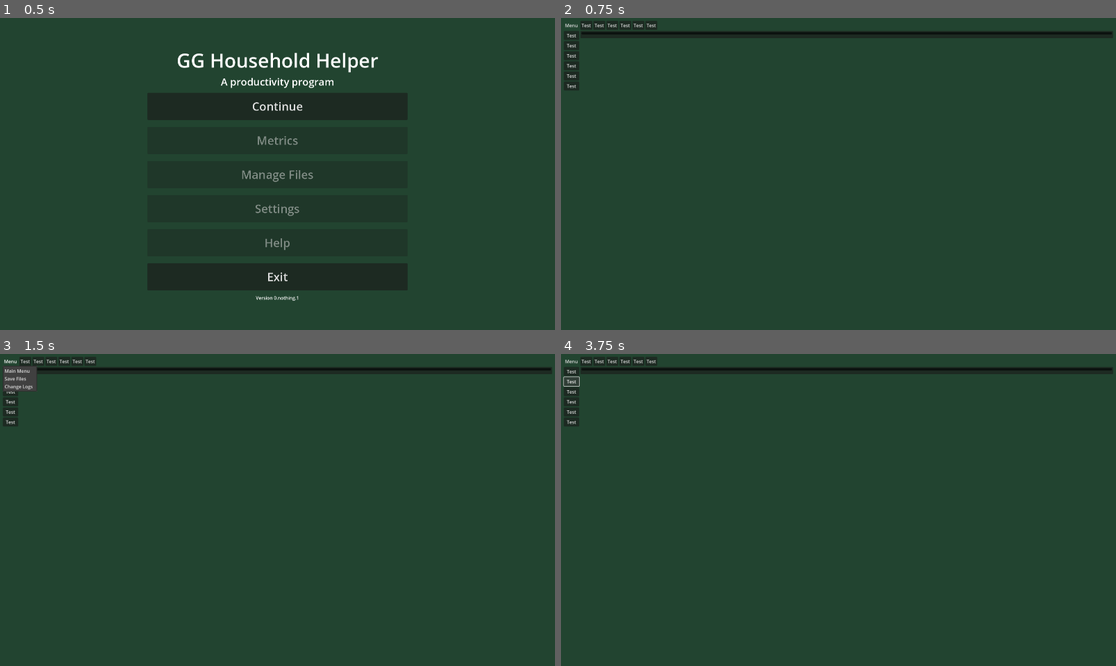
Above: before the commit, frames 1-4 (two rows, left to right).
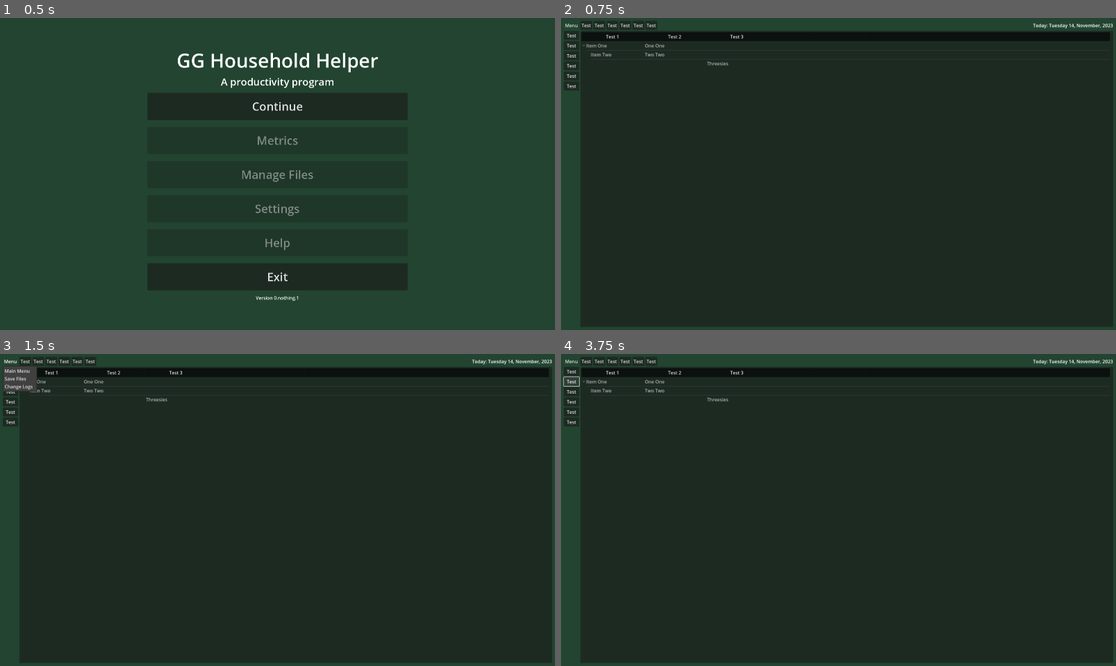
Above: after the commit, the same moments.

Repository: Phoenix-Greenleaf/GG-Household-Helper
Game: Godot game, scene res://scenes/screens/main_menu.tscn
The game is run twice, just before and just after one commit, with the same random seed, the same clock (stepped at 60 frames per second) and the same inputs.
Inputs:
- Up to frame 1 (0.5 s): no input
- Up to frame 2 (0.75 s): click "Continue" at 0.5 s
- Up to frame 3 (1.5 s): click "Menu" at 1.25 s
- Up to frame 4 (3.75 s): click "Test" at 2 s; click "Continue" at 2.75 s; click "Test" at 3.5 s

Frame 1 is identical in both runs. In frame 2, 89% of the frame differs, in the area x 3-100%, y 1-99%; in frame 3, 89%; in frame 4, 89%.

Commit message:
Tackled trees and time
There is now a working tree being used for a table, and a current date using Time. Very Proud

Diff:
--- /dev/null
+++ b/data/screens/table_tree.gd
@@ -0,0 +1,42 @@
+extends Tree
+
+
+func _ready() -> void:
+	create_new_blank_tree()
+
+
+
+
+
+
+
+func create_new_blank_tree() -> void:
+	var item_one = create_item()
+	item_one.set_text(0, "Item One")
+	item_one.set_text(1, "One One")
+
+	var item_two = create_item(item_one)
+	item_two.set_text(0, "Item Two")
+	item_two.set_text(1, "Two Two")
+
+	var item_three = create_item()
+	item_three.set_text(2, "Threesies")
+
+	set_column_title(0, "Test 1")
+	set_column_title(1, "Test 2")
+	set_column_title(2, "Test 3")
+
+
+func delete_current_tree() -> void:
+	clear()
+
+
+func _on_cell_selected() -> void:
+	var selected_cell = get_selected()
+	var selected_cell_column = get_selected_column()
+	print(selected_cell.get_text(selected_cell_column))
+
+
+func _on_column_title_clicked(column: int, _mouse_button_index: int) -> void:
+	var selected_column = get_column_title(column)
+	print(selected_column)
--- a/scenes/screens/editor.tscn
+++ b/scenes/screens/editor.tscn
@@ -1,6 +1,7 @@
-[gd_scene load_steps=2 format=3 uid="uid://dcunatisg8ibr"]
+[gd_scene load_steps=3 format=3 uid="uid://dcunatisg8ibr"]
 
 [ext_resource type="Script" path="res://scripts/screens/editor.gd" id="1_4kg36"]
+[ext_resource type="Script" path="res://data/screens/table_tree.gd" id="2_445hx"]
 
 [node name="Editor" type="Control"]
 layout_mode = 3
@@ -13,13 +14,13 @@
 size_flags_vertical = 3
 script = ExtResource("1_4kg36")
 
-[node name="Background ColorRect" type="ColorRect" parent="."]
+[node name="BackgroundColorRect" type="ColorRect" parent="."]
 layout_mode = 0
 offset_right = 1920.0
 offset_bottom = 1080.0
 color = Color(0.133333, 0.266667, 0.188235, 1)
 
-[node name="Main Margin" type="MarginContainer" parent="."]
+[node name="MainMargin" type="MarginContainer" parent="."]
 layout_mode = 1
 anchors_preset = 15
 anchor_right = 1.0
@@ -31,14 +32,14 @@
 theme_override_constants/margin_right = 10
 theme_override_constants/margin_bottom = 10
 
-[node name="Main HBox" type="HBoxContainer" parent="Main Margin"]
+[node name="MainHBox" type="HBoxContainer" parent="MainMargin"]
 layout_mode = 2
 
-[node name="Side Menu VBox" type="VBoxContainer" parent="Main Margin/Main HBox"]
+[node name="SideMenuVBox" type="VBoxContainer" parent="MainMargin/MainHBox"]
 layout_mode = 2
 size_flags_horizontal = 0
 
-[node name="Menu Button" type="MenuButton" parent="Main Margin/Main HBox/Side Menu VBox"]
+[node name="MenuButton" type="MenuButton" parent="MainMargin/MainHBox/SideMenuVBox"]
 layout_mode = 2
 text = "Menu"
 item_count = 3
@@ -49,63 +50,74 @@
 popup/item_2/text = "Change Logs"
 popup/item_2/id = 2
 
-[node name="Button" type="Button" parent="Main Margin/Main HBox/Side Menu VBox"]
+[node name="Button" type="Button" parent="MainMargin/MainHBox/SideMenuVBox"]
 layout_mode = 2
 text = "Test"
 
-[node name="Button2" type="Button" parent="Main Margin/Main HBox/Side Menu VBox"]
+[node name="Button2" type="Button" parent="MainMargin/MainHBox/SideMenuVBox"]
 layout_mode = 2
 text = "Test"
 
-[node name="Button3" type="Button" parent="Main Margin/Main HBox/Side Menu VBox"]
+[node name="Button3" type="Button" parent="MainMargin/MainHBox/SideMenuVBox"]
 layout_mode = 2
 text = "Test"
 
-[node name="Button4" type="Button" parent="Main Margin/Main HBox/Side Menu VBox"]
+[node name="Button4" type="Button" parent="MainMargin/MainHBox/SideMenuVBox"]
 layout_mode = 2
 text = "Test"
 
-[node name="Button5" type="Button" parent="Main Margin/Main HBox/Side Menu VBox"]
+[node name="Button5" type="Button" parent="MainMargin/MainHBox/SideMenuVBox"]
 layout_mode = 2
 text = "Test"
 
-[node name="Button6" type="Button" parent="Main Margin/Main HBox/Side Menu VBox"]
+[node name="Button6" type="Button" parent="MainMargin/MainHBox/SideMenuVBox"]
 layout_mode = 2
 text = "Test"
 
-[node name="NonSide VBox" type="VBoxContainer" parent="Main Margin/Main HBox"]
+[node name="NonSideVBox" type="VBoxContainer" parent="MainMargin/MainHBox"]
 layout_mode = 2
 size_flags_horizontal = 3
 
-[node name="Top Menu HBox" type="HBoxContainer" parent="Main Margin/Main HBox/NonSide VBox"]
+[node name="TopMenuHBox" type="HBoxContainer" parent="MainMargin/MainHBox/NonSideVBox"]
 layout_mode = 2
 size_flags_horizontal = 3
 size_flags_vertical = 0
 
-[node name="Button" type="Button" parent="Main Margin/Main HBox/NonSide VBox/Top Menu HBox"]
+[node name="Button" type="Button" parent="MainMargin/MainHBox/NonSideVBox/TopMenuHBox"]
 layout_mode = 2
 text = "Test"
 
-[node name="Button2" type="Button" parent="Main Margin/Main HBox/NonSide VBox/Top Menu HBox"]
+[node name="Button2" type="Button" parent="MainMargin/MainHBox/NonSideVBox/TopMenuHBox"]
 layout_mode = 2
 text = "Test"
 
-[node name="Button3" type="Button" parent="Main Margin/Main HBox/NonSide VBox/Top Menu HBox"]
+[node name="Button3" type="Button" parent="MainMargin/MainHBox/NonSideVBox/TopMenuHBox"]
 layout_mode = 2
 text = "Test"
 
-[node name="Button4" type="Button" parent="Main Margin/Main HBox/NonSide VBox/Top Menu HBox"]
+[node name="Button4" type="Button" parent="MainMargin/MainHBox/NonSideVBox/TopMenuHBox"]
 layout_mode = 2
 text = "Test"
 
-[node name="Button5" type="Button" parent="Main Margin/Main HBox/NonSide VBox/Top Menu HBox"]
+[node name="Button5" type="Button" parent="MainMargin/MainHBox/NonSideVBox/TopMenuHBox"]
 layout_mode = 2
 text = "Test"
 
-[node name="Button6" type="Button" parent="Main Margin/Main HBox/NonSide VBox/Top Menu HBox"]
+[node name="Button6" type="Button" parent="MainMargin/MainHBox/NonSideVBox/TopMenuHBox"]
 layout_mode = 2
 text = "Test"
 
-[node name="Tree" type="Tree" parent="Main Margin/Main HBox/NonSide VBox"]
+[node name="CurrentDateLabel" type="Label" parent="MainMargin/MainHBox/NonSideVBox/TopMenuHBox"]
 layout_mode = 2
+size_flags_horizontal = 10
+text = "Date Goes Here"
+
+[node name="TableTree" type="Tree" parent="MainMargin/MainHBox/NonSideVBox"]
+layout_mode = 2
+size_flags_vertical = 3
+columns = 10
 column_titles_visible = true
+script = ExtResource("2_445hx")
+
+[connection signal="cell_selected" from="MainMargin/MainHBox/NonSideVBox/TableTree" to="MainMargin/MainHBox/NonSideVBox/TableTree" method="_on_cell_selected"]
+[connection signal="column_title_clicked" from="MainMargin/MainHBox/NonSideVBox/TableTree" to="MainMargin/MainHBox/NonSideVBox/TableTree" method="_on_column_title_clicked"]
--- a/scenes/screens/main_menu.tscn
+++ b/scenes/screens/main_menu.tscn
@@ -2,7 +2,7 @@
 
 [ext_resource type="Script" path="res://scripts/screens/main_menu.gd" id="1_rl0tp"]
 
-[node name="Main Menu" type="Control"]
+[node name="MainMenu" type="Control"]
 layout_mode = 3
 anchors_preset = 15
 anchor_right = 1.0
@@ -13,13 +13,13 @@
 script = ExtResource("1_rl0tp")
 metadata/_edit_use_anchors_ = true
 
-[node name="Background ColorRect" type="ColorRect" parent="."]
+[node name="BackgroundColorRect" type="ColorRect" parent="."]
 layout_mode = 2
 offset_right = 1920.0
 offset_bottom = 1080.0
 color = Color(0.133333, 0.266667, 0.188235, 1)
 
-[node name="Main Margin" type="MarginContainer" parent="."]
+[node name="MainMargin" type="MarginContainer" parent="."]
 layout_mode = 1
 anchors_preset = 15
 anchor_right = 1.0
@@ -31,36 +31,36 @@
 theme_override_constants/margin_right = 100
 theme_override_constants/margin_bottom = 100
 
-[node name="Main VBox" type="VBoxContainer" parent="Main Margin"]
+[node name="MainVBox" type="VBoxContainer" parent="MainMargin"]
 layout_mode = 2
 
-[node name="Title VBox" type="VBoxContainer" parent="Main Margin/Main VBox"]
+[node name="TitleVBox" type="VBoxContainer" parent="MainMargin/MainVBox"]
 layout_mode = 2
 alignment = 1
 
-[node name="Main Label" type="Label" parent="Main Margin/Main VBox/Title VBox"]
+[node name="MainLabel" type="Label" parent="MainMargin/MainVBox/TitleVBox"]
 layout_mode = 2
 theme_override_font_sizes/font_size = 67
 text = "GG Household Helper"
 horizontal_alignment = 1
 vertical_alignment = 2
 
-[node name="Secondary Label" type="Label" parent="Main Margin/Main VBox/Title VBox"]
+[node name="SecondaryLabel" type="Label" parent="MainMargin/MainVBox/TitleVBox"]
 layout_mode = 2
 theme_override_font_sizes/font_size = 35
 text = "A productivity program"
 horizontal_alignment = 1
 
-[node name="Menu Margin" type="MarginContainer" parent="Main Margin/Main VBox"]
+[node name="MenuMargin" type="MarginContainer" parent="MainMargin/MainVBox"]
 layout_mode = 2
 size_flags_vertical = 3
 theme_override_constants/margin_left = 400
 theme_override_constants/margin_right = 400
 
-[node name="Menu VBox" type="VBoxContainer" parent="Main Margin/Main VBox/Menu Margin"]
+[node name="MenuVBox" type="VBoxContainer" parent="MainMargin/MainVBox/MenuMargin"]
 layout_mode = 2
 
-[node name="Continue Margin" type="MarginContainer" parent="Main Margin/Main VBox/Menu Margin/Menu VBox"]
+[node name="ContinueMargin" type="MarginContainer" parent="MainMargin/MainVBox/MenuMargin/MenuVBox"]
 layout_mode = 2
 size_flags_vertical = 3
 theme_override_constants/margin_left = 10
@@ -68,12 +68,12 @@
 theme_override_constants/margin_right = 10
 theme_override_constants/margin_bottom = 10
 
-[node name="New Continue Button" type="Button" parent="Main Margin/Main VBox/Menu Margin/Menu VBox/Continue Margin"]
+[node name="NewContinueButton" type="Button" parent="MainMargin/MainVBox/MenuMargin/MenuVBox/ContinueMargin"]
 layout_mode = 2
 theme_override_font_sizes/font_size = 40
 text = "Continue"
 
-[node name="Metrics Margin" type="MarginContainer" parent="Main Margin/Main VBox/Menu Margin/Menu VBox"]
+[node name="MetricsMargin" type="MarginContainer" parent="MainMargin/MainVBox/MenuMargin/MenuVBox"]
 layout_mode = 2
 size_flags_vertical = 3
 theme_override_constants/margin_left = 10
@@ -81,13 +81,13 @@
 theme_override_constants/margin_right = 10
 theme_override_constants/margin_bottom = 10
 
-[node name="Metrics Button" type="Button" parent="Main Margin/Main VBox/Menu Margin/Menu VBox/Metrics Margin"]
+[node name="MetricsButton" type="Button" parent="MainMargin/MainVBox/MenuMargin/MenuVBox/MetricsMargin"]
 layout_mode = 2
 theme_override_font_sizes/font_size = 40
 disabled = true
 text = "Metrics"
 
-[node name="Manage Margin" type="MarginContainer" parent="Main Margin/Main VBox/Menu Margin/Menu VBox"]
+[node name="ManageMargin" type="MarginContainer" parent="MainMargin/MainVBox/MenuMargin/MenuVBox"]
 layout_mode = 2
 size_flags_vertical = 3
 theme_override_constants/margin_left = 10
@@ -95,13 +95,13 @@
 theme_override_constants/margin_right = 10
 theme_override_constants/margin_bottom = 10
 
-[node name="Manage Button" type="Button" parent="Main Margin/Main VBox/Menu Margin/Menu VBox/Manage Margin"]
+[node name="ManageButton" type="Button" parent="MainMargin/MainVBox/MenuMargin/MenuVBox/ManageMargin"]
 layout_mode = 2
 theme_override_font_sizes/font_size = 40
 disabled = true
 text = "Manage Files"
 
-[node name="Settings Margin" type="MarginContainer" parent="Main Margin/Main VBox/Menu Margin/Menu VBox"]
+[node name="SettingsMargin" type="MarginContainer" parent="MainMargin/MainVBox/MenuMargin/MenuVBox"]
 layout_mode = 2
 size_flags_vertical = 3
 theme_override_constants/margin_left = 10
@@ -109,13 +109,13 @@
 theme_override_constants/margin_right = 10
 theme_override_constants/margin_bottom = 10
 
-[node name="Settings Button" type="Button" parent="Main Margin/Main VBox/Menu Margin/Menu VBox/Settings Margin"]
+[node name="SettingsButton" type="Button" parent="MainMargin/MainVBox/MenuMargin/MenuVBox/SettingsMargin"]
 layout_mode = 2
 theme_override_font_sizes/font_size = 40
 disabled = true
 text = "Settings"
 
-[node name="Help Margin" type="MarginContainer" parent="Main Margin/Main VBox/Menu Margin/Menu VBox"]
+[node name="HelpMargin" type="MarginContainer" parent="MainMargin/MainVBox/MenuMargin/MenuVBox"]
 layout_mode = 2
 size_flags_vertical = 3
 theme_override_constants/margin_left = 10
@@ -123,13 +123,13 @@
 theme_override_constants/margin_right = 10
 theme_override_constants/margin_bottom = 10
 
-[node name="Help Button" type="Button" parent="Main Margin/Main VBox/Menu Margin/Menu VBox/Help Margin"]
+[node name="HelpButton" type="Button" parent="MainMargin/MainVBox/MenuMargin/MenuVBox/HelpMargin"]
 layout_mode = 2
 theme_override_font_sizes/font_size = 40
 disabled = true
 text = "Help"
 
-[node name="Exit Margin" type="MarginContainer" parent="Main Margin/Main VBox/Menu Margin/Menu VBox"]
+[node name="ExitMargin" type="MarginContainer" parent="MainMargin/MainVBox/MenuMargin/MenuVBox"]
 layout_mode = 2
 size_flags_vertical = 3
 theme_override_constants/margin_left = 10
@@ -137,15 +137,15 @@
 theme_override_constants/margin_right = 10
 theme_override_constants/margin_bottom = 10
 
-[node name="Exit Button" type="Button" parent="Main Margin/Main VBox/Menu Margin/Menu VBox/Exit Margin"]
+[node name="ExitButton" type="Button" parent="MainMargin/MainVBox/MenuMargin/MenuVBox/ExitMargin"]
 layout_mode = 2
 theme_override_font_sizes/font_size = 40
 text = "Exit"
 
-[node name="Versoning" type="Label" parent="Main Margin/Main VBox/Menu Margin/Menu VBox"]
+[node name="Versoning" type="Label" parent="MainMargin/MainVBox/MenuMargin/MenuVBox"]
 layout_mode = 2
 text = "Version 0.nothing.1"
 horizontal_alignment = 1
 
-[connection signal="pressed" from="Main Margin/Main VBox/Menu Margin/Menu VBox/Continue Margin/New Continue Button" to="." method="_on_new_continue_button_pressed"]
-[connection signal="pressed" from="Main Margin/Main VBox/Menu Margin/Menu VBox/Exit Margin/Exit Button" to="." method="_on_exit_button_pressed"]
+[connection signal="pressed" from="MainMargin/MainVBox/MenuMargin/MenuVBox/ContinueMargin/NewContinueButton" to="." method="_on_new_continue_button_pressed"]
+[connection signal="pressed" from="MainMargin/MainVBox/MenuMargin/MenuVBox/ExitMargin/ExitButton" to="." method="_on_exit_button_pressed"]
--- a/scripts/screens/editor.gd
+++ b/scripts/screens/editor.gd
@@ -1,10 +1,28 @@
 extends Control
 
-@onready var menu_button = $"Main Margin/Main HBox/Side Menu VBox/Menu Button"
+@onready var menu_button = $MainMargin/MainHBox/SideMenuVBox/MenuButton
+@onready var current_date_label = $MainMargin/MainHBox/NonSideVBox/TopMenuHBox/CurrentDateLabel
+
+
+var Weekday = ["Sunday", "Monday", "Tuesday", "Wednesday", "Thursday", "Friday", "Saturday"]
+var Month = ["Month Index", "January", "February", "March", "April", "May", "June", "July",
+		"August", "September", "October", "November", "December"]
+
 
 func _ready() -> void:
 	var popup = menu_button.get_popup()
 	popup.connect("id_pressed", menu_button_actions)
+
+	## i am sure date time will soon be its own script
+
+	var current_date = Time.get_date_dict_from_system()
+	var current_weekday =  Weekday[current_date["weekday"]] + " "
+	var current_day = str(current_date["day"]) + ", "
+	var current_month = Month[current_date["month"]] + ", "
+	var current_year = str(current_date["year"])
+	var current_label_text = "Today: " + current_weekday + current_day + current_month + current_year
+	current_date_label.set_text(current_label_text)
+
 
 
 func menu_button_actions(id):
